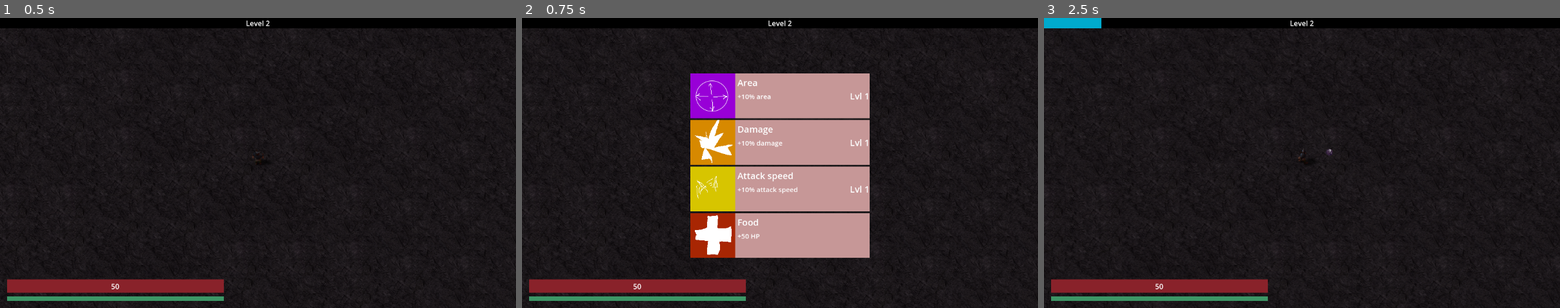
Above: before the commit, frames 1-3 (left to right).
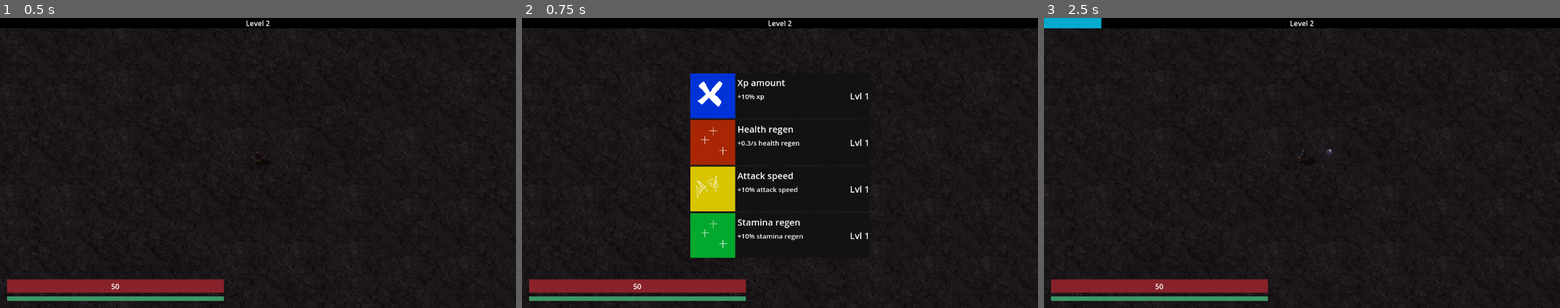
Above: after the commit, the same moments.

Repository: SNGDNZ/Eye-Survivors
Game: Godot game, scene res://scenes/level_1.tscn
Same seed, same stepped clock (60 frames per second), same inputs: the game is played once before the commit and once after it. Sound files missing from this copy of the repository are replaced by a short silence.
Inputs (mouse positions are in pixels of both pictures, inside the frame that each line leads up to):
- Up to frame 1 (0.5 s): no input
- Up to frame 2 (0.75 s): tap Enter at 0.5 s; move the mouse to (893, 148) at 0.52 s; press the mouse at (893, 148) at 0.53 s; hold D (right) from 0.53 s (still down)
- Up to frame 3 (2.5 s): tap R (r) at 0.8, 1.35 s; tap Space at 1.25 s; move the mouse to (1198, 177) at 1.27 s; release D (right) at 1.28 s; release the mouse at (1198, 177) at 1.28 s; hold S (down) 1.28-2.03 s; tap T (t) at 1.55 s; tap Enter at 2 s; move the mouse to (1353, 99) at 2.02 s; hold D (right) from 2.03 s (still down); hold T (t) from 2.03 s (still down); click (1353, 99) at 2.3 s

Frame 1 is identical in both runs. In frame 2, 20% of the frame differs, in the area x 32-68%, y 19-83%; in frame 3, nothing differs.

Commit message:
attack speed, damage, bullet penetration stats working, hud improved

Diff:
--- a/globalscripts/events.gd
+++ b/globalscripts/events.gd
@@ -14,7 +14,10 @@
 #XP HANDLER
 signal level_up()
 signal calculate_xp(gem_xp)
+
+#UPGRADES
 signal selected_upgrade()
+signal calculate_upgrade(upgrade)
 
 #DEBUG
 func _input(event):
--- a/globalscripts/stats.gd
+++ b/globalscripts/stats.gd
@@ -3,17 +3,51 @@
 var collected_upgrades = []
 var upgrade_options = []
 #WEAPON
-var attack_speed_mult := 1
-var damage_mult := 1
-var area_size_mult := 1
-var penetration_mult := 1
+var attack_speed_mult := 1.0 #
+var damage_mult := 1.0 #
+var area_mult := 1.0
+var attack_amount_mult := 1
+var penetration_mult := 0 #
 var knockback_mult := 1
 #PLAYER
-var speed_mult := 1
-var sprint_mult := 1
-var stamina_mult := 1
-var stamina_regen_mult := 1
-var health_mult := 1
-var health_regen_mult := 1
-var pickup_range_mult := 1
-var xp_mult := 1
+var speed_mult := 1.0
+var sprint_mult := 1.0
+var stamina_mult := 1.0
+var stamina_regen_mult := 1.0
+var health_mult := 1.0
+var health_regen_mult := 1.0
+var pickup_range_mult := 1.0
+var xp_mult := 1.0
+
+func _ready():
+	Events.calculate_upgrade.connect(calculate_stats)
+
+func calculate_stats(upgrade):
+	match UpgradeDb.UPGRADES[upgrade]["category"]:
+		"attack_speed":
+			attack_speed_mult -= 0.18
+		"damage":
+			damage_mult += 0.1
+		"area":
+			area_mult += 0.1
+		"attack_amount":
+			attack_amount_mult += 1
+		"penetration":
+			penetration_mult += 1
+		"knockback":
+			knockback_mult += 0.1
+		"speed":
+			speed_mult += 0.1
+			sprint_mult += 0.05
+		"stamina":
+			stamina_mult += 0.1
+		"stamina_regen":
+			stamina_regen_mult += 0.1
+		"health":
+			health_mult += 0.1
+		"health_regen_mult":
+			health_regen_mult += 0.1
+		"pickup_range":
+			pickup_range_mult += 0.1
+		"xp":
+			xp_mult += 0.1
--- a/scenes/enemy_skeleton.tscn
+++ b/scenes/enemy_skeleton.tscn
@@ -395,6 +395,7 @@
 collision_mask = 5
 script = ExtResource("1_05h6e")
 speed = 60
+experience = 3
 
 [node name="Body" type="CollisionShape2D" parent="."]
 shape = SubResource("CircleShape2D_wj1l7")
--- a/scenes/project_flame.tscn
+++ b/scenes/project_flame.tscn
@@ -33,7 +33,7 @@
 material = SubResource("ShaderMaterial_j8i0g")
 position = Vector2(8.2, 0.199994)
 rotation = 4.71239
-scale = Vector2(4.93586, 3.7019)
+scale = Vector2(5, 3.75)
 texture = ExtResource("2_k4hv2")
 
 [node name="CollisionShape2D" type="CollisionShape2D" parent="." groups=["attack"]]
--- a/scenes/upgrade_option.tscn
+++ b/scenes/upgrade_option.tscn
@@ -7,7 +7,7 @@
 custom_minimum_size = Vector2(400, 100)
 offset_right = 400.0
 offset_bottom = 100.0
-color = Color(0.775867, 0.593563, 0.592607, 1)
+color = Color(0.07, 0.07, 0.07, 1)
 script = ExtResource("1_yb7lt")
 
 [node name="LabelUpgradeTitle" type="Label" parent="."]
--- a/scripts/hud.gd
+++ b/scripts/hud.gd
@@ -29,7 +29,6 @@
 	Events.player_death.connect(_on_player_death)
 
 func _process(_float) -> void:
-	#if player.sprinting
 	health_bar.value = player.hp
 	health_bar.max_value = player.hp_max
 	health_bar_number.text = str(health_bar.value / health_bar.max_value*player.hp)
@@ -74,10 +73,11 @@
 		i.queue_free()
 	Stats.upgrade_options.clear()
 	Stats.collected_upgrades.append(upgrade)
+	print(Stats.collected_upgrades)
 	level_up_panel.visible = false
 	get_tree().paused = false
 	Events.calculate_xp.emit(0)
-	print(Stats.collected_upgrades)
+	Events.calculate_upgrade.emit(upgrade)
 
 func get_random_upgrade():
 	var dblist = []
@@ -86,8 +86,9 @@
 			pass
 		elif i in Stats.upgrade_options: #if upgrade is already an option
 			pass
-		#elif UpgradeDb.UPGRADES[i]["type"] == ["item"]: #dont pick placeholder upgrade
-			#pass
+		elif UpgradeDb.UPGRADES[i]["type"] == "item": #dont pick placeholder upgrade
+			print("food ignored")
+			pass
 		elif UpgradeDb.UPGRADES[i]["prerequisites"].size() > 0: #check for prerequisites
 			for n in UpgradeDb.UPGRADES[i]["prerequisites"]:
 				if not n in Stats.collected_upgrades:
--- a/scripts/orb.gd
+++ b/scripts/orb.gd
@@ -1,7 +1,7 @@
 extends Area2D
 
 @onready var player = get_tree().get_first_node_in_group("player")
-@onready var hitbox_area = $OrbImpactRadius
+@onready var hitbox = $OrbImpactRadius
 @onready var sprite = $OrbSprite
 @onready var impact_sprite = $OrbSprite/OrbImpactSprite
 @onready var orb_impact_radius_sprite = $OrbImpactRadiusSprite
@@ -12,10 +12,10 @@
 @onready var orb_impact_timer = $OrbImpactTimer
 
 
-var hp = 1
-var damage = 5
-#var knockback_amount = 200
-var area_size = 200
+#var hp = 1
+var damage = 5 * Stats.damage_mult
+var knockback_amount = 50 * Stats.knockback_mult
+var area_size = 200 * Stats.area_mult
 var attack_speed = 1.5 * Stats.attack_speed_mult
 
 var mousetarget := Vector2.ZERO
--- a/scripts/player.gd
+++ b/scripts/player.gd
@@ -12,7 +12,7 @@
 @onready var stamina_regen_timer = $StaminaRegenTimer
 @onready var stamina_timeout_timer = $StaminaTimeoutTimer
 
-@export var speed = 100
+@export var speed = 100 * Stats.speed_mult
 @export var hp_max = 50
 @export var hp = 50
 @export var stamina_max = 50
--- a/scripts/project_flame.gd
+++ b/scripts/project_flame.gd
@@ -5,12 +5,12 @@
 @onready var hitbox = $CollisionShape2D
 @onready var particles = $CPUParticles2D
 
-var hp := 1
-var speed := 1200
-var damage := 10
-var knockback_amount := 60
-var area_size := 1
-var attack_speed := 0.3 #time between shots
+var hp := 1 + Stats.penetration_mult
+var speed := 1200 * Stats.speed_mult
+var damage := 10 * Stats.damage_mult
+var knockback_amount := 60 * Stats.knockback_mult
+var area_size := 1 * Stats.area_mult
+var attack_speed := 0.3 * Stats.attack_speed_mult
 
 var target = Vector2.ZERO
 var angle = Vector2.ZERO
--- a/scripts/upgrade_db.gd
+++ b/scripts/upgrade_db.gd
@@ -10,7 +10,8 @@
 		"desc": "+50 HP",
 		"level": "",
 		"prerequisites": [],
-		"type": "item"
+		"type": "item",
+		"category": "food"
 	},
 	"attack_speed1":{
 		"icon": ICON_PATH + "attack_speed.png",
@@ -18,7 +19,8 @@
 		"desc": "+10% attack speed",
 		"level": "Lvl 1",
 		"prerequisites": [],
-		"type": "upgrade"
+		"type": "upgrade",
+		"category": "attack_speed"
 	},
 	"attack_speed2":{
 		"icon": ICON_PATH + "attack_speed.png",
@@ -26,7 +28,8 @@
 		"desc": "+10% attack speed",
 		"level": "Lvl 2",
 		"prerequisites": ["attack_speed1"],
-		"type": "upgrade"
+		"type": "upgrade",
+		"category": "attack_speed"
 	},
 	"attack_speed3":{
 		"icon": ICON_PATH + "attack_speed.png",
@@ -34,7 +37,8 @@
 		"desc": "+10% attack speed",
 		"level": "Lvl 3",
 		"prerequisites": ["attack_speed2"],
-		"type": "upgrade"
+		"type": "upgrade",
+		"category": "attack_speed"
 	},
 	"attack_speed4":{
 		"icon": ICON_PATH + "attack_speed.png",
@@ -42,7 +46,8 @@
 		"desc": "+10% attack speed",
 		"level": "Lvl 4",
 		"prerequisites": ["attack_speed3"],
-		"type": "upgrade"
+		"type": "upgrade",
+		"category": "attack_speed"
 	},
 	"attack_speed5":{
 		"icon": ICON_PATH + "attack_speed.png",
@@ -50,7 +55,8 @@
 		"desc": "+10% attack speed",
 		"level": "Lvl 5",
 		"prerequisites": ["attack_speed4"],
-		"type": "upgrade"
+		"type": "upgrade",
+		"category": "attack_speed"
 	},
 	"damage1":{
 		"icon": ICON_PATH + "damage.png",
@@ -58,7 +64,8 @@
 		"desc": "+10% damage",
 		"level": "Lvl 1",
 		"prerequisites": [],
-		"type": "upgrade"
+		"type": "upgrade",
+		"category": "damage"
 	},
 	"damage2":{
 		"icon": ICON_PATH + "damage.png",
@@ -66,7 +73,8 @@
 		"desc": "+10% damage",
 		"level": "Lvl 2",
 		"prerequisites": ["damage1"],
-		"type": "upgrade"
+		"type": "upgrade",
+		"category": "damage"
 	},
 	"damage3":{
 		"icon": ICON_PATH + "damage.png",
@@ -74,7 +82,8 @@
 		"desc": "+10% damage",
 		"level": "Lvl 3",
 		"prerequisites": ["damage2"],
-		"type": "upgrade"
+		"type": "upgrade",
+		"category": "damage"
 	},
 	"damage4":{
 		"icon": ICON_PATH + "damage.png",
@@ -82,7 +91,8 @@
 		"desc": "+10% damage",
 		"level": "Lvl 4",
 		"prerequisites": ["damage3"],
-		"type": "upgrade"
+		"type": "upgrade",
+		"category": "damage"
 	},
 	"damage5":{
 		"icon": ICON_PATH + "damage.png",
@@ -90,7 +100,8 @@
 		"desc": "+10% damage",
 		"level": "Lvl 5",
 		"prerequisites": ["damage4"],
-		"type": "upgrade"
+		"type": "upgrade",
+		"category": "damage"
 	},
 	"area1":{
 		"icon": ICON_PATH + "area.png",
@@ -98,7 +109,8 @@
 		"desc": "+10% area",
 		"level": "Lvl 1",
 		"prerequisites": [],
-		"type": "upgrade"
+		"type": "upgrade",
+		"category": "area"
 	},
 	"area2":{
 		"icon": ICON_PATH + "area.png",
@@ -106,7 +118,8 @@
 		"desc": "+10% area",
 		"level": "Lvl 2",
 		"prerequisites": ["area1"],
-		"type": "upgrade"
+		"type": "upgrade",
+		"category": "area"
 	},
 	"area3":{
 		"icon": ICON_PATH + "area.png",
@@ -114,7 +127,8 @@
 		"desc": "+10% area",
 		"level": "Lvl 3",
 		"prerequisites": ["area2"],
-		"type": "upgrade"
+		"type": "upgrade",
+		"category": "area"
 	},
 	"area4":{
 		"icon": ICON_PATH + "area.png",
@@ -122,7 +136,8 @@
 		"desc": "+10% area",
 		"level": "Lvl 4",
 		"prerequisites": ["area3"],
-		"type": "upgrade"
+		"type": "upgrade",
+		"category": "area"
 	},
 	"area5":{
 		"icon": ICON_PATH + "area.png",
@@ -130,7 +145,8 @@
 		"desc": "+10% area",
 		"level": "Lvl 5",
 		"prerequisites": ["area4"],
-		"type": "upgrade"
+		"type": "upgrade",
+		"category": "area"
 	},
 	"penetration1":{
 		"icon": ICON_PATH + "penetration.png",
@@ -138,7 +154,8 @@
 		"desc": "+1 enemy penetration",
 		"level": "Lvl 1",
 		"prerequisites": [],
-		"type": "upgrade"
+		"type": "upgrade",
+		"category": "penetration"
 	},
 	"penetration2":{
 		"icon": ICON_PATH + "penetration.png",
@@ -146,7 +163,8 @@
 		"desc": "+1 enemy penetration",
 		"level": "Lvl 2",
 		"prerequisites": ["penetration1"],
-		"type": "upgrade"
+		"type": "upgrade",
+		"category": "penetration"
 	},
 	"penetration3":{
 		"icon": ICON_PATH + "penetration.png",
@@ -154,7 +172,8 @@
 		"desc": "+1 enemy penetration",
 		"level": "Lvl 3",
 		"prerequisites": ["penetration2"],
-		"type": "upgrade"
+		"type": "upgrade",
+		"category": "penetration"
 	},
 	"penetration4":{
 		"icon": ICON_PATH + "penetration.png",
@@ -162,7 +181,8 @@
 		"desc": "+1 enemy penetration",
 		"level": "Lvl 4",
 		"prerequisites": ["penetration3"],
-		"type": "upgrade"
+		"type": "upgrade",
+		"category": "penetration"
 	},
 	"penetration5":{
 		"icon": ICON_PATH + "penetration.png",
@@ -170,7 +190,8 @@
 		"desc": "+1 enemy penetration",
 		"level": "Lvl 5",
 		"prerequisites": ["penetration4"],
-		"type": "upgrade"
+		"type": "upgrade",
+		"category": "penetration"
 	},
 	"knockback1":{
 		"icon": ICON_PATH + "knockback.png",
@@ -178,7 +199,8 @@
 		"desc": "+10% knockback",
 		"level": "Lvl 1",
 		"prerequisites": [],
-		"type": "upgrade"
+		"type": "upgrade",
+		"category": "knockback"
 	},
 	"knockback2":{
 		"icon": ICON_PATH + "knockback.png",
@@ -186,7 +208,8 @@
 		"desc": "+10% knockback",
 		"level": "Lvl 2",
 		"prerequisites": ["knockback1"],
-		"type": "upgrade"
+		"type": "upgrade",
+		"category": "knockback"
 	},
 	"knockback3":{
 		"icon": ICON_PATH + "knockback.png",
@@ -194,7 +217,8 @@
 		"desc": "+10% knockback",
 		"level": "Lvl 3",
 		"prerequisites": ["knockback2"],
-		"type": "upgrade"
+		"type": "upgrade",
+		"category": "knockback"
 	},
 	"knockback4":{
 		"icon": ICON_PATH + "knockback.png",
@@ -202,7 +226,8 @@
 		"desc": "+10% knockback",
 		"level": "Lvl 4",
 		"prerequisites": ["knockback3"],
-		"type": "upgrade"
+		"type": "upgrade",
+		"category": "knockback"
 	},
 	"knockback5":{
 		"icon": ICON_PATH + "knockback.png",
@@ -210,7 +235,8 @@
 		"desc": "+10% knockback",
 		"level": "Lvl 5",
 		"prerequisites": ["knockback4"],
-		"type": "upgrade"
+		"type": "upgrade",
+		"category": "knockback"
 	},
 	"speed1":{
 		"icon": ICON_PATH + "movement_speed.png",
@@ -218,7 +244,8 @@
 		"desc": "+10% speed, +5% sprint speed",
 		"level": "Lvl 1",
 		"prerequisites": [],
-		"type": "upgrade"
+		"type": "upgrade",
+		"category": "speed"
 	},
 	"speed2":{
 		"icon": ICON_PATH + "movement_speed.png",
@@ -226,7 +253,8 @@
 		"desc": "+10% speed, +5% sprint speed",
 		"level": "Lvl 2",
 		"prerequisites": ["speed1"],
-		"type": "upgrade"
+		"type": "upgrade",
+		"category": "speed"
 	},
 	"speed3":{
 		"icon": ICON_PATH + "movement_speed.png",
@@ -234,7 +262,8 @@
 		"desc": "+10% speed, +5% sprint speed",
 		"level": "Lvl 3",
 		"prerequisites": ["speed2"],
-		"type": "upgrade"
+		"type": "upgrade",
+		"category": "speed"
 	},
 	"speed4":{
 		"icon": ICON_PATH + "movement_speed.png",
@@ -242,7 +271,8 @@
 		"desc": "+10% speed, +5% sprint speed",
 		"level": "Lvl 4",
 		"prerequisites": ["speed3"],
-		"type": "upgrade"
+		"type": "upgrade",
+		"category": "speed"
 	},
 	"speed5":{
 		"icon": ICON_PATH + "movement_speed.png",
@@ -250,7 +280,8 @@
 		"desc": "+10% speed, +5% sprint speed",
 		"level": "Lvl 5",
 		"prerequisites": ["speed4"],
-		"type": "upgrade"
+		"type": "upgrade",
+		"category": "speed"
 	},
 	"stamina1":{
 		"icon": ICON_PATH + "stamina.png",
@@ -258,7 +289,8 @@
 		"desc": "+10% stamina",
 		"level": "Lvl 1",
 		"prerequisites": [],
-		"type": "upgrade"
+		"type": "upgrade",
+		"category": "stamina"
 	},
 	"stamina2":{
 		"icon": ICON_PATH + "stamina.png",
@@ -266,7 +298,8 @@
 		"desc": "+10% stamina",
 		"level": "Lvl 2",
 		"prerequisites": ["stamina1"],
-		"type": "upgrade"
+		"type": "upgrade",
+		"category": "stamina"
 	},
 	"stamina3":{
 		"icon": ICON_PATH + "stamina.png",
@@ -274,7 +307,8 @@
 		"desc": "+10% stamina",
 		"level": "Lvl 3",
 		"prerequisites": ["stamina2"],
-		"type": "upgrade"
+		"type": "upgrade",
+		"category": "stamina"
 	},
 	"stamina4":{
 		"icon": ICON_PATH + "stamina.png",
@@ -282,7 +316,8 @@
 		"desc": "+10% stamina",
 		"level": "Lvl 4",
 		"prerequisites": ["stamina3"],
-		"type": "upgrade"
+		"type": "upgrade",
+		"category": "stamina"
 	},
 	"stamina5":{
 		"icon": ICON_PATH + "stamina.png",
@@ -290,7 +325,8 @@
 		"desc": "+10% stamina",
 		"level": "Lvl 5",
 		"prerequisites": ["stamina4"],
-		"type": "upgrade"
+		"type": "upgrade",
+		"category": "stamina"
 	},
 	"stamina_regen1":{
 		"icon": ICON_PATH + "stamina_regen.png",
@@ -298,7 +334,8 @@
 		"desc": "+10% stamina regen",
 		"level": "Lvl 1",
 		"prerequisites": [],
-		"type": "upgrade"
+		"type": "upgrade",
+		"category": "stamina_regen"
 	},
 	"stamina_regen2":{
 		"icon": ICON_PATH + "stamina_regen.png",
@@ -306,7 +343,8 @@
 		"desc": "+10% stamina regen",
 		"level": "Lvl 2",
 		"prerequisites": ["stamina_regen1"],
-		"type": "upgrade"
+		"type": "upgrade",
+		"category": "stamina_regen"
 	},
 	"stamina_regen3":{
 		"icon": ICON_PATH + "stamina_regen.png",
@@ -314,7 +352,8 @@
 		"desc": "+10% stamina regen",
 		"level": "Lvl 3",
 		"prerequisites": ["stamina_regen2"],
-		"type": "upgrade"
+		"type": "upgrade",
+		"category": "stamina_regen"
 	},
 	"stamina_regen4":{
 		"icon": ICON_PATH + "stamina_regen.png",
@@ -322,7 +361,8 @@
 		"desc": "+10% stamina regen",
 		"level": "Lvl 4",
 		"prerequisites": ["stamina_regen3"],
-		"type": "upgrade"
+		"type": "upgrade",
+		"category": "stamina_regen"
 	},
 	"stamina_regen5":{
 		"icon": ICON_PATH + "stamina_regen.png",
@@ -330,7 +370,8 @@
 		"desc": "+10% stamina regen",
 		"level": "Lvl 5",
 		"prerequisites": ["stamina_regen4"],
-		"type": "upgrade"
+		"type": "upgrade",
+		"category": "stamina_regen"
 	},
 	"health1":{
 		"icon": ICON_PATH + "health.png",
@@ -338,7 +379,8 @@
 		"desc": "+10% Health",
 		"level": "Lvl 1",
 		"prerequisites": [],
-		"type": "upgrade"
+		"type": "upgrade",
+		"category": "health"
 	},
 	"health2":{
 		"icon": ICON_PATH + "health.png",
@@ -346,7 +388,8 @@
 		"desc": "+10% Health",
 		"level": "Lvl 2",
 		"prerequisites": ["health1"],
-		"type": "upgrade"
+		"type": "upgrade",
+		"category": "health"
 	},
 	"health3":{
 		"icon": ICON_PATH + "health.png",
@@ -354,7 +397,8 @@
 		"desc": "+10% Health",
 		"level": "Lvl 3",
 		"prerequisites": ["health2"],
-		"type": "upgrade"
+		"type": "upgrade",
+		"category": "health"
 	},
 	"health4":{
 		"icon": ICON_PATH + "health.png",
@@ -362,7 +406,8 @@
 		"desc": "+10% Health",
 		"level": "Lvl 4",
 		"prerequisites": ["health3"],
-		"type": "upgrade"
+		"type": "upgrade",
+		"category": "health"
 	},
 	"health5":{
 		"icon": ICON_PATH + "health.png",
@@ -370,7 +415,8 @@
 		"desc": "+10% Health",
 		"level": "Lvl 5",
 		"prerequisites": ["health4"],
-		"type": "upgrade"
+		"type": "upgrade",
+		"category": "health"
 	},
 	"health_regen1":{
 		"icon": ICON_PATH + "health_regen.png",
@@ -378,7 +424,8 @@
 		"desc": "+0.3/s health regen",
 		"level": "Lvl 1",
 		"prerequisites": [],
-		"type": "upgrade"
+		"type": "upgrade",
+		"category": "health_regen"
 	},
 	"health_regen2":{
 		"icon": ICON_PATH + "health_regen.png",
@@ -386,7 +433,8 @@
 		"desc": "+0.3/s health regen",
 		"level": "Lvl 2",
 		"prerequisites": ["health_regen1"],
-		"type": "upgrade"
+		"type": "upgrade",
+		"category": "health_regen"
 	},
 	"health_regen3":{
 		"icon": ICON_PATH + "health_regen.png",
@@ -394,7 +442,8 @@
 		"desc": "+0.3/s health regen",
 		"level": "Lvl 3",
 		"prerequisites": ["health_regen2"],
-		"type": "upgrade"
+		"type": "upgrade",
+		"category": "health_regen"
 	},
 	"health_regen4":{
 		"icon": ICON_PATH + "health_regen.png",
@@ -402,7 +451,8 @@
 		"desc": "+0.3/s health regen",
 		"level": "Lvl 4",
 		"prerequisites": ["health_regen3"],
-		"type": "upgrade"
+		"type": "upgrade",
+		"category": "health_regen"
 	},
 	"health_regen5":{
 		"icon": ICON_PATH + "health_regen.png",
@@ -410,7 +460,8 @@
 		"desc": "+0.3/s health regen",
 		"level": "Lvl 5",
 		"prerequisites": ["health_regen4"],
-		"type": "upgrade"
+		"type": "upgrade",
+		"category": "health_regen"
 	},
 	"pickup_range1":{
 		"icon": ICON_PATH + "pickup_range.png",
@@ -418,7 +469,8 @@
 		"desc": "+10% pickup range",
 		"level": "Lvl 1",
 		"prerequisites": [],
-		"type": "upgrade"
+		"type": "upgrade",
+		"category": "pickup_range"
 	},
 	"pickup_range2":{
 		"icon": ICON_PATH + "pickup_range.png",
@@ -426,7 +478,8 @@
 		"desc": "+10% pickup range",
 		"level": "Lvl 2",
 		"prerequisites": ["pickup_range1"],
-		"type": "upgrade"
+		"type": "upgrade",
+		"category": "pickup_range"
 	},
 	"pickup_range3":{
 		"icon": ICON_PATH + "pickup_range.png",
@@ -434,7 +487,8 @@
 		"desc": "+10% pickup range",
 		"level": "Lvl 3",
 		"prerequisites": ["pickup_range2"],
-		"type": "upgrade"
+		"type": "upgrade",
+		"category": "pickup_range"
 	},
 	"pickup_range4":{
 		"icon": ICON_PATH + "pickup_range.png",
@@ -442,7 +496,8 @@
 		"desc": "+10% pickup range",
 		"level": "Lvl 4",
 		"prerequisites": ["pickup_range3"],
-		"type": "upgrade"
+		"type": "upgrade",
+		"category": "pickup_range"
 	},
 	"pickup_range5":{
 		"icon": ICON_PATH + "pickup_range.png",
@@ -450,7 +505,8 @@
 		"desc": "+10% pickup range",
 		"level": "Lvl 5",
 		"prerequisites": ["pickup_range4"],
-		"type": "upgrade"
+		"type": "upgrade",
+		"category": "pickup_range"
 	},
 	"xp1":{
 		"icon": ICON_PATH + "xp.png",
@@ -458,7 +514,8 @@
 		"desc": "+10% xp",
 		"level": "Lvl 1",
 		"prerequisites": [],
-		"type": "upgrade"
+		"type": "upgrade",
+		"category": "xp"
 	},
 	"xp2":{
 		"icon": ICON_PATH + "xp.png",
@@ -466,7 +523,8 @@
 		"desc": "+10% xp",
 		"level": "Lvl 2",
 		"prerequisites": ["xp1"],
-		"type": "upgrade"
+		"type": "upgrade",
+		"category": "xp"
 	},
 	"xp3":{
 		"icon": ICON_PATH + "xp.png",
@@ -474,7 +532,8 @@
 		"desc": "+10% xp",
 		"level": "Lvl 3",
 		"prerequisites": ["xp2"],
-		"type": "upgrade"
+		"type": "upgrade",
+		"category": "xp"
 	},
 	"xp4":{
 		"icon": ICON_PATH + "xp.png",
@@ -482,7 +541,8 @@
 		"desc": "+10% xp",
 		"level": "Lvl 4",
 		"prerequisites": ["xp3"],
-		"type": "upgrade"
+		"type": "upgrade",
+		"category": "xp"
 	},
 	"xp5":{
 		"icon": ICON_PATH + "xp.png",
@@ -490,6 +550,7 @@
 		"desc": "+10% xp",
 		"level": "Lvl 5",
 		"prerequisites": ["xp4"],
-		"type": "upgrade"
+		"type": "upgrade",
+		"category": "xp"
 	},
 }
--- a/scripts/weapon_handler.gd
+++ b/scripts/weapon_handler.gd
@@ -24,8 +24,12 @@
 		return
 	if orb_attack_timer.is_stopped():
 		var orb_attack = orb.instantiate()
+		orb_attack_timer.wait_time = orb_attack.attack_speed
+		print("orbdmg",orb_attack.damage)
+		print("orbatkspd",orb_attack.attack_speed)
+		print("orbkb",orb_attack.knockback_amount)
+		print("playerspd",player.speed)
 		orb_attack.global_position = player.global_position
-
 		orb_attack.mousetarget = get_global_mouse_position() #VECTOR
 		orb_attack.direction = orb_attack.global_position.angle_to(orb_attack.mousetarget)
 		orb_attack.angle = enemy.global_position.direction_to(orb_attack.mousetarget)
@@ -41,7 +45,6 @@
 		#orb_tween.chain().tween_property(orb_attack.sprite, "scale", Vector2(1,1),0.1).set_trans(Tween.TRANS_ELASTIC).set_ease(Tween.EASE_IN_OUT)
 		orb_tween.chain().tween_property(orb_attack, "global_position", orb_attack.mousetarget,0.3).set_trans(Tween.TRANS_CIRC).set_ease(Tween.EASE_IN_OUT)
 		orb_tween.play()
-		orb_attack_timer.wait_time = orb_attack.attack_speed
 		orb_attack_timer.start()
 		#DEBUG
 		#print("mousetarget",orb_attack.mousetarget)
@@ -58,10 +61,12 @@
 	if enemy_close.size() <= 0:
 		return
 	var flame_attack = flame.instantiate()
+	flame_attack_timer.wait_time = flame_attack.attack_speed
+	#print("flame atk spd", flame_attack.attack_speed)
+
 	flame_attack.position = player.global_position
 	flame_attack.target = get_random_target()
 	add_child(flame_attack)
-	flame_attack_timer.wait_time = flame_attack.attack_speed
 	flame_attack_timer.start()
 
 func _on_flame_attack_timer_timeout() -> void:
